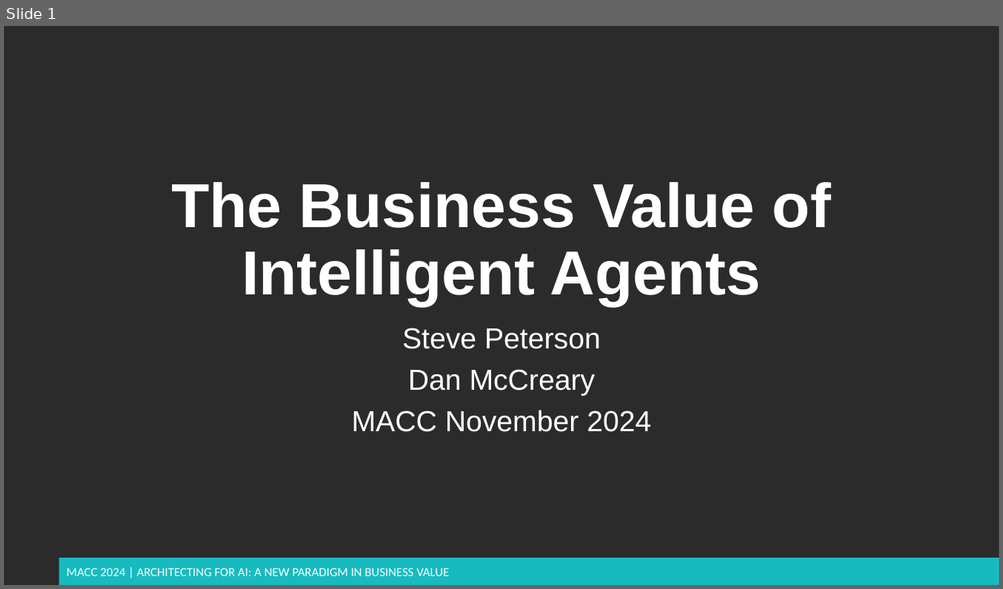
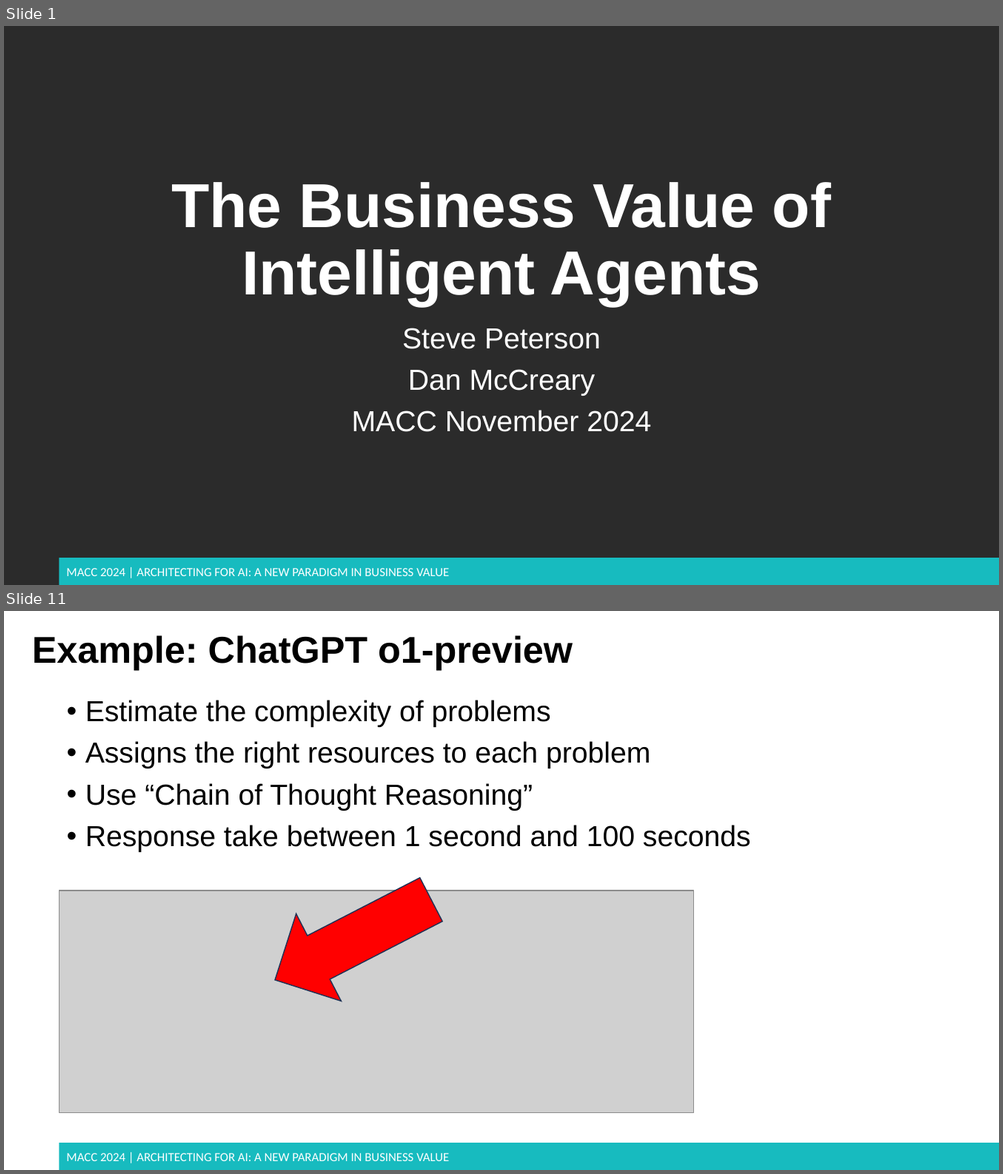
Before and after one commit to dmccreary/genai-arch-patterns, a slide deck: slides/MACC-2024-bv-of-agents.pptx. Shown one above the other, each under a label of ours: slide 1 before the commit, slides 1 and 11 after it; the slides between them are not shown. The pictures are 1003x589 and 1003x1174 pixels, drawn with LibreOffice and Linux fonts; fonts in the diff are those of the drawing; grey boxes stand for pictures; background and template pictures are left out; a plain dark background stands for a picture behind light text. Boxes give left, top, right and bottom in pixels: in the first picture for what was removed or moved away, otherwise in the second. Text is boxed around its words. In the diff, an @@ line names an element or a change of style, - is before the commit and + after.

```diff
--- a/slides/MACC-2024-bv-of-agents.pptx
+++ b/slides/MACC-2024-bv-of-agents.pptx
@@ slide 11 added at <box>4,611,999,1170</box>, background #FFFFFF; not listed: 2 template elements that a slide beside it also shows @@
@@ title added at <box>32,635,572,670</box>, 36 pt, text #000000, bold @@
+Example: ChatGPT o1-preview
@@ text added at <box>85,700,751,852</box>, 28 pt, text #000000 @@
+• Estimate the complexity of problems
+• Assigns the right resources to each problem
+• Use “Chain of Thought Reasoning”
+• Response take between 1 second and 100 seconds
@@ right arrow added at <box>253,856,453,1024</box>, fill #FF0000, outline #1E3256 1 pt @@
@@ picture added at <box>60,891,694,1113</box> @@
```
Also in this commit, not shown: 9 slides changed, 9 other slides added, 1 slide removed, 7 other files.
